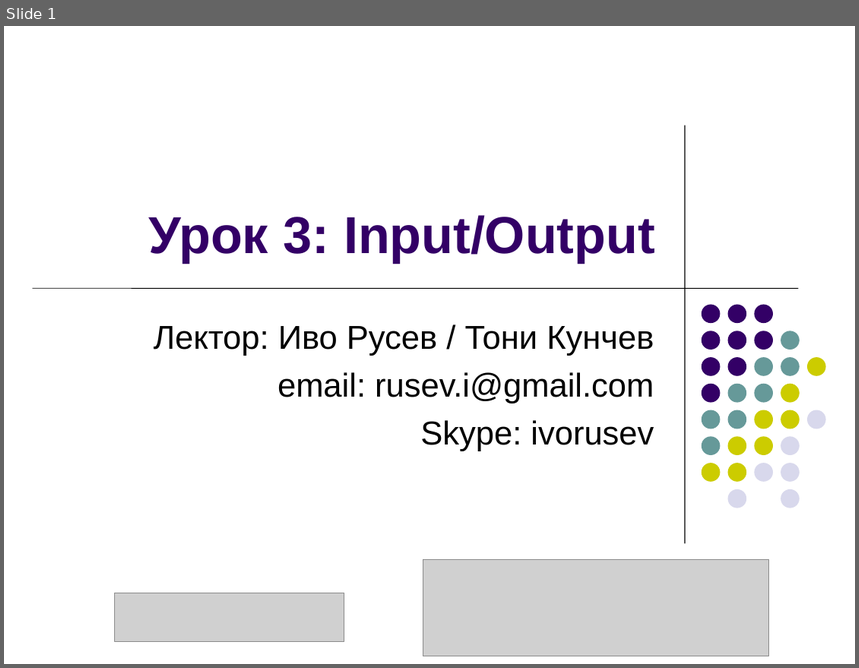
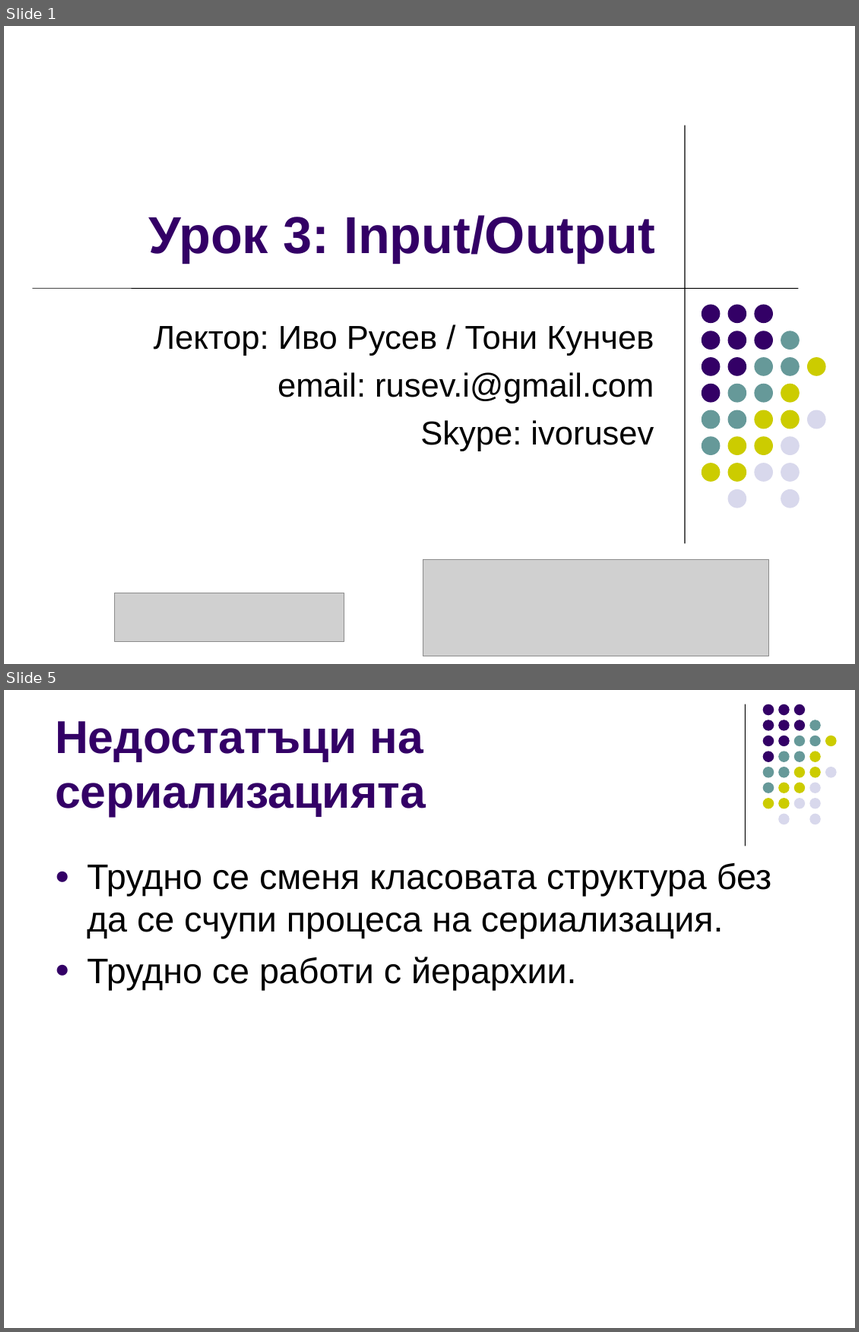
Before and after one commit to ivorusev/startup-factory-java-course, a slide deck: slides/5-Serialization+Maven.ppt. Shown one above the other, each under a label of ours: slide 1 before the commit, slides 1 and 5 after it; the slides between them are not shown. The pictures are 859x668 and 859x1332 pixels, drawn with LibreOffice and Linux fonts; fonts in the diff are those of the drawing; grey boxes stand for pictures. Boxes give left, top, right and bottom in pixels: in the first picture for what was removed or moved away, otherwise in the second. Text is boxed around its words. In the diff, an @@ line names an element or a change of style, - is before the commit and + after.

```diff
--- a/slides/5-Serialization+Maven.ppt
+++ b/slides/5-Serialization+Maven.ppt
@@ slide 5 added at box(4, 690, 855, 1328), background #FFFFFF @@
@@ line added from (746, 704) to (746, 846), #000000 0.74 pt @@
@@ title added at box(55, 721, 426, 817), 39 pt, text #330066, bold @@
+Недостатъци на сериализацията
@@ group added at box(763, 704, 836, 825): 31 ellipses @@
@@ text added at box(87, 863, 772, 990), 30 pt, text #000000 @@
+● Трудно се сменя класовата структура без да се счупи процеса на сериализация.
+● Трудно се работи с йерархии.
```
Also in this commit, not shown: 3 slides changed, 5 other slides added, 9 slides removed, 1 other file.
